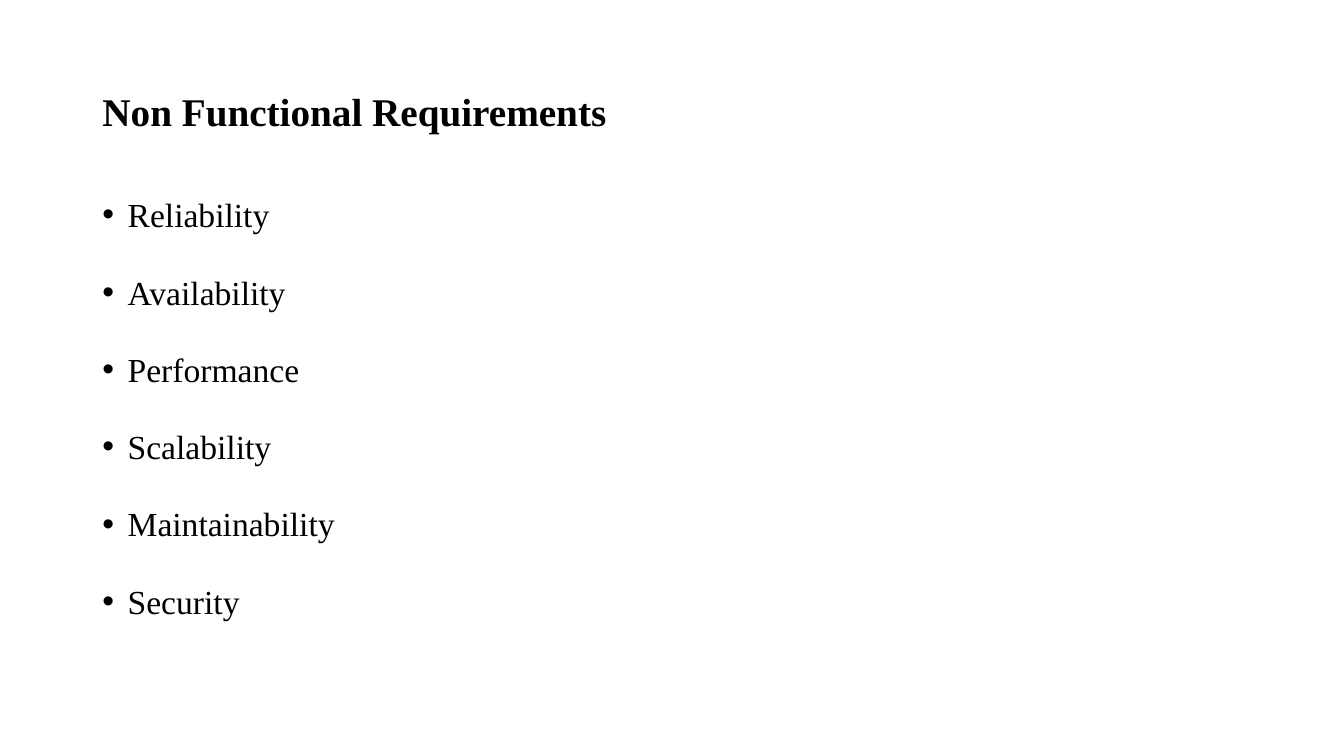
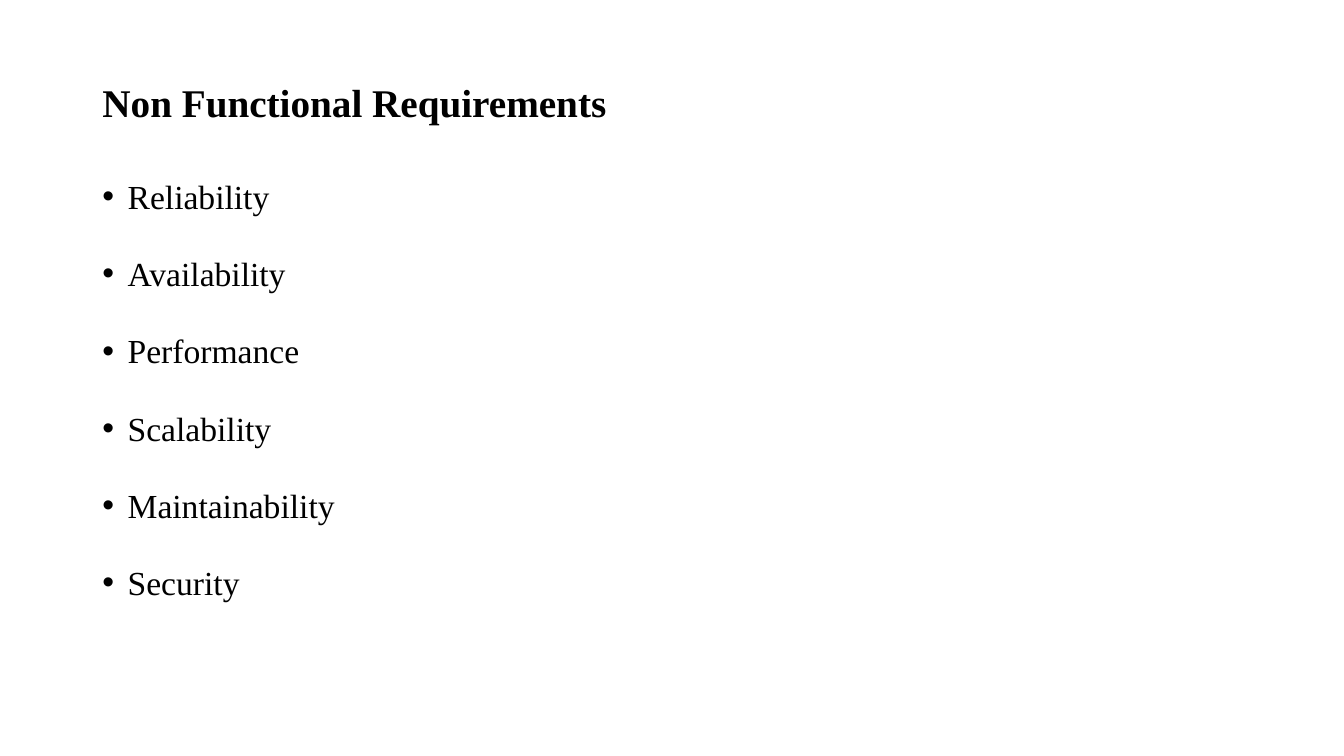
Before and after one commit to sujanW0W/MajorProject, a slide deck: slide 6 of Blockchain.pptx. Drawn at 1344x756 pixels with LibreOffice and Linux fonts; fonts in the diff are those of the drawing. Boxes give left, top, right and bottom in pixels: in the first picture for what was removed or moved away, otherwise in the second. Text is boxed around its words. In the diff, an @@ line names an element or a change of style, - is before the commit and + after.

```diff
--- a/Blockchain.pptx
+++ b/Blockchain.pptx
@@ title "Non Functional Requirements" moved from (x1=102, y1=98, x2=606, y2=133) to (x1=102, y1=89, x2=606, y2=124) @@
@@ text "Reliability" moved from (x1=128, y1=203, x2=335, y2=620) to (x1=128, y1=185, x2=335, y2=602) @@
```
Also in this commit, not shown: 9 other slides changed, 4 slides added, 1 slide removed, 5 other files.
